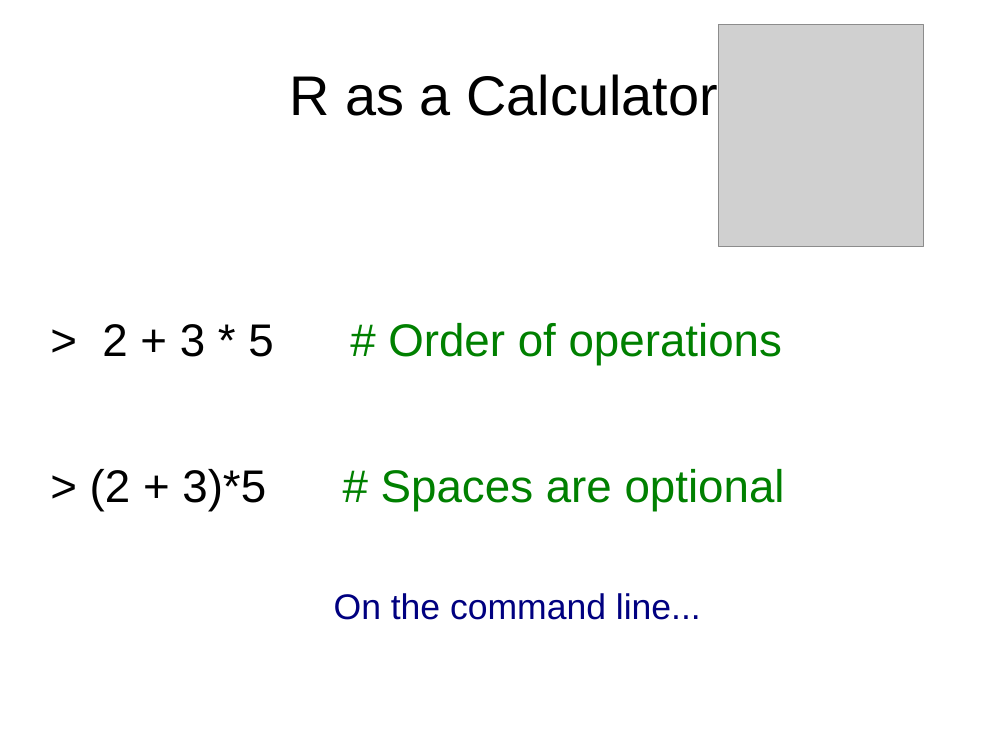
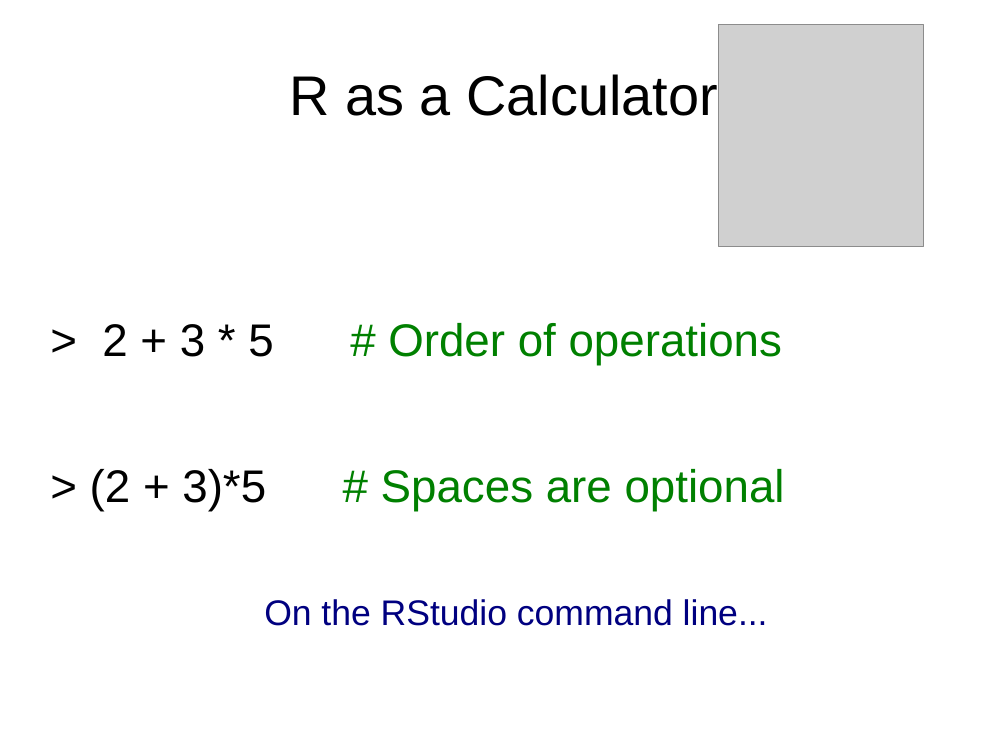
Before and after one commit to ubccr/hsws, a slide deck: slide 15 of slides/R-intro-slideset.odp (slide 10 before the commit). Drawn at 1008x756 pixels with LibreOffice and Linux fonts; fonts in the diff are those of the drawing; grey boxes stand for pictures. Boxes give left, top, right and bottom in pixels: in the first picture for what was removed or moved away, otherwise in the second. Text is boxed around its words. In the diff, an @@ line names an element or a change of style, - is before the commit and + after.

```diff
--- a/slides/R-intro-slideset.odp
+++ b/slides/R-intro-slideset.odp
@@ text at [264,599,768,626]: text changed @@
-On the command line...
+On the RStudio command line...
```
Also in this commit, not shown: 9 other slides changed, 5 slides added, 7 other files.
